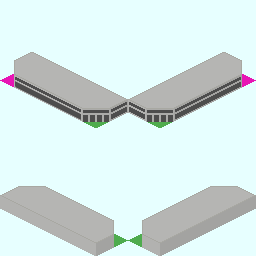
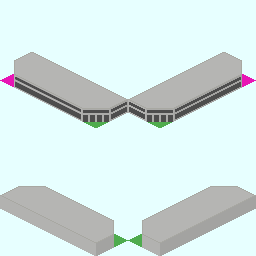
Layered file, before and after one edit (256×256). Changes by layer:
painted on "Base_Plate_1x3.png" over bbox(15, 77, 81, 120)
